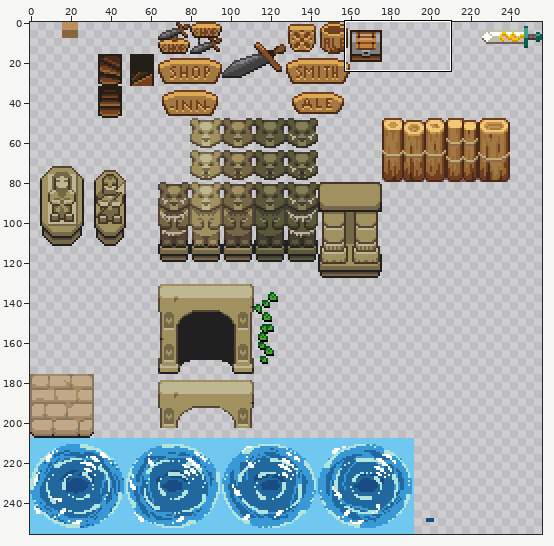
Two states of a sprite sheet, data/tilesets/misc.tiles.png. Above: a wide view before the commit, with the close-up outlined.
Close-up. As it was:
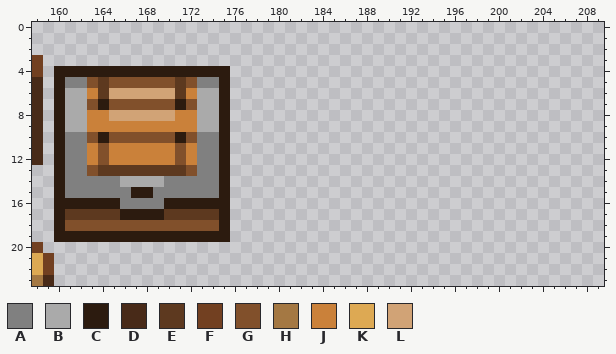
The file is 256x256 pixels. Colours within 5 levels of each other are drawn and written as one. Shown: x 158..209, y 0..23.
Palette (. is transparent): A #808080  B #aaaaaa  C #2c1b0f  D #482a18  E #5d391f  F #724021  G #81502b  H #a47843  J #ca813a  K #dda953  L #d1a376
Pixels before, first column x 158:
 3 F.................
 4 F.CCCCCCCCCCCCCCCC
 5 D.CAAGEGGGGGGEGAAC
 6 D.CBBJELLLLLLEJBBC
 7 D.CBBGCGGGGGGCGBBC
 8 D.CBBJJLLLLLLJJBBC
 9 D.CBBJJJJJJJJJJBBC
10 D.CAAGCGGGGGGCGAAC
11 D.CAAJGJJJJJJGJAAC
12 D.CAAJGJJJJJJGJAAC
13 ..CAAGEEEEEEEEGAAC
14 ..CAAAAABBBBAAAAAC
15 ..CAAAAAACCAAAAAAC
16 ..CCCCCCAAAACCCCCC
17 ..CEEEEECCCCEEEEEC
18 ..CGGGGGGGGGGGGGGC
19 ..CCCCCCCCCCCCCCCC
20 F.................
21 KF................
22 KF................
23 HD................
Now the later version:
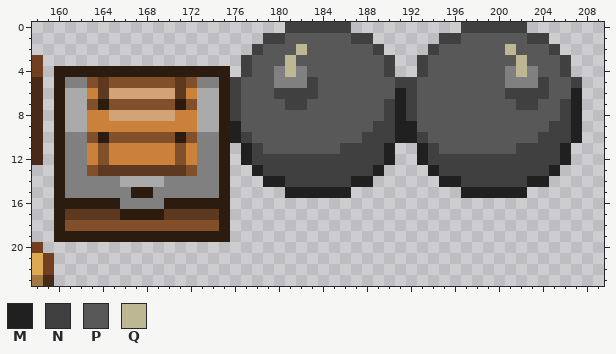
Colours new in this view: M #202020  N #404040  P #585858  Q #bdb793
Edits made:
Changed rows in their new state; - is an unchanged pixel.
first column x 176:
 0 -----NNNNNN----------NNNNNN-----
 1 ---NNPPPPPPNN------NNPPPPPPNN---
 2 --NPPPQPPPPPPN----NPPPPPPQPPPN--
 3 -NPPPQPPPPPPPPN--NPPPPPPPPQPPPN-
 4 -NPPAQAPPPPPPPN--NPPPPPPPAQAPPN-
 5 NPPPAAANPPPPPPPNNPPPPPPPPAAANPPN
 6 NPPPNNNNPPPPPPPMNPPPPPPPPNNNNPPM
 7 NPPPPNNPPPPPPPNMNPPPPPPPPPNNPPNM
 8 NPPPPPPPPPPPPPNMNPPPPPPPPPPPPPNM
 9 MPPPPPPPPPPPPNNMMPPPPPPPPPPPPNNM
10 MNPPPPPPPPPPNNNMMNPPPPPPPPPPNNNM
11 -MNPPPPPPPNNNNM--MNPPPPPPPNNNNM-
12 -MNNNNNNNNNNNNM--MNNNNNNNNNNNNM-
13 --MNNNNNNNNNNM----MNNNNNNNNNNM--
14 ---MMNNNNNNMM------MMNNNNNNMM---
15 -----MMMMMM----------MMMMMM-----
